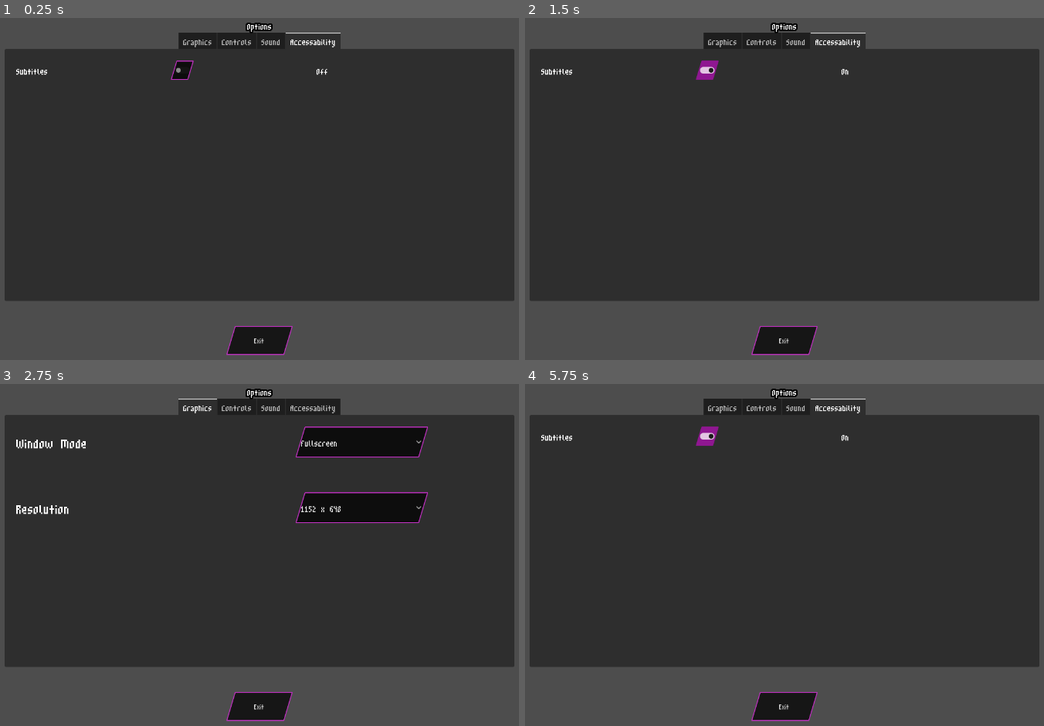
Above: before the commit, frames 1-4 (two rows, left to right).
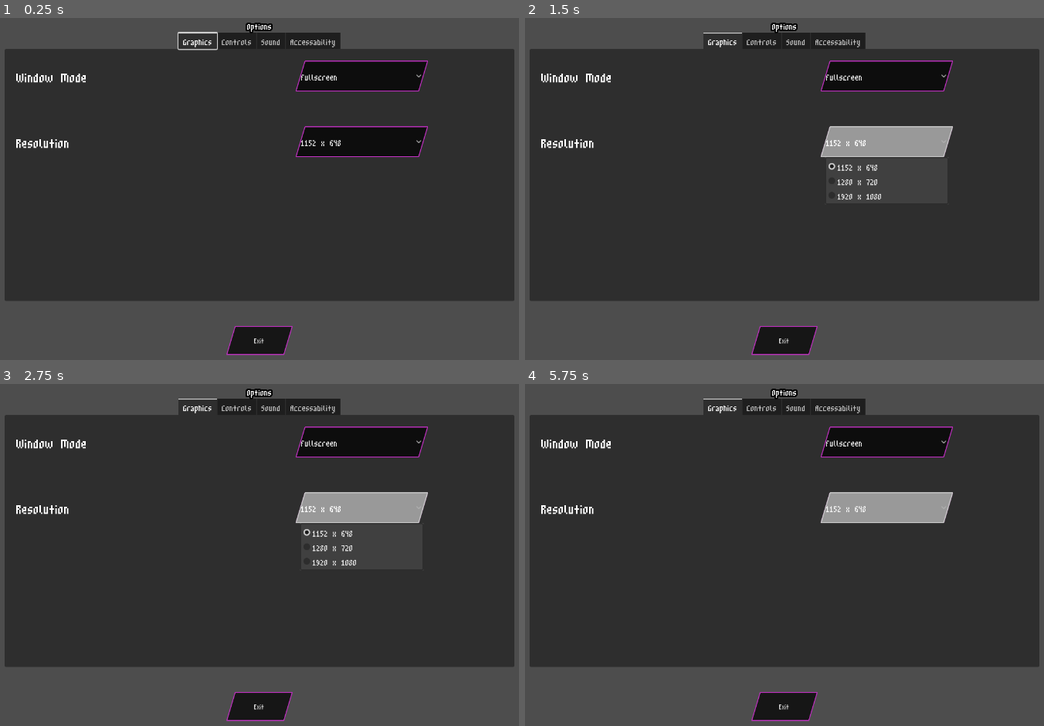
Above: after the commit, the same moments.

Repository: Netizen-Sys10/repel-the-night
Game: Godot game, scene res://Menu/OptionsMenu/options_menu.tscn
Same seed, same stepped clock (60 frames per second), same inputs: the game is played once before the commit and once after it. This scene is started directly instead of the project's main scene.
Inputs (mouse positions are in pixels of both pictures, inside the frame that each line leads up to):
- Up to frame 1 (0.25 s): no input
- Up to frame 2 (1.5 s): click (706, 69) at 0.52 s; click (888, 141) at 1.25 s, where only the run after the commit has a clickable "1152 x 648"
- Up to frame 3 (2.75 s): tap Enter at 2 s; hold D (move_right) from 2.03 s (still down)
- Up to frame 4 (5.75 s): tap Space at 2.75, 4.25 s; release D (move_right) at 2.78 s; hold A (move_left) 2.78-3.53 s; tap Enter at 3.5, 5 s; hold D (move_right) 3.53-5.03 s; hold A (move_left) from 5.03 s (still down); tap Escape (ui_cancel) at 5.65 s

The runs differ from the first frame. In frame 1, 5.1% of the frame differs, in the area x 3-83%, y 4-41%; in frame 2, 5.3%, in the area x 3-83%, y 4-54%; in frame 3, 2.4%; in frame 4, 5.0%.

Commit message:
Refactored settings_tab_container.gd

Diff:
--- a/Menu/OptionsMenu/Buttons/resolution_display_button.tscn
+++ /dev/null
@@ -1,10 +0,0 @@
-[gd_scene load_steps=3 format=3 uid="uid://d0nlfmh0xv0kb"]
-
-[ext_resource type="PackedScene" uid="uid://cdaiaftakf5pi" path="res://Menu/OptionsMenu/Buttons/options_display_button.tscn" id="1_kriy8"]
-[ext_resource type="Script" path="res://Menu/OptionsMenu/Buttons/resolution_display_button.gd" id="2_nklu8"]
-
-[node name="Resolution_Display_button" instance=ExtResource("1_kriy8")]
-script = ExtResource("2_nklu8")
-
-[node name="Label" parent="HBoxContainer" index="0"]
-text = "Resolution"
--- a/Menu/OptionsMenu/Buttons/window_mode_button.tscn
+++ /dev/null
@@ -1,10 +0,0 @@
-[gd_scene load_steps=3 format=3 uid="uid://d3iy7ux7w51up"]
-
-[ext_resource type="PackedScene" uid="uid://cdaiaftakf5pi" path="res://Menu/OptionsMenu/Buttons/options_display_button.tscn" id="1_f0o5t"]
-[ext_resource type="Script" path="res://Menu/OptionsMenu/Buttons/window_mode_button.gd" id="2_qppc5"]
-
-[node name="Window_mode_button" instance=ExtResource("1_f0o5t")]
-script = ExtResource("2_qppc5")
-
-[node name="Label" parent="HBoxContainer" index="0"]
-text = "Window Mode"
--- a/Menu/OptionsMenu/Buttons/audio_slider_settings.tscn
+++ b/Menu/OptionsMenu/Submenus/audio_slider_settings.tscn
@@ -1,6 +1,6 @@
 [gd_scene load_steps=2 format=3 uid="uid://sufoanc0k8ns"]
 
-[ext_resource type="Script" path="res://Menu/OptionsMenu/Buttons/audio_slider_settings.gd" id="1_tnrao"]
+[ext_resource type="Script" path="res://Menu/OptionsMenu/Submenus/audio_slider_settings.gd" id="1_tnrao"]
 
 [node name="Audio_Slider_Settings" type="Control"]
 layout_mode = 3
--- a/Menu/OptionsMenu/Buttons/hotkey_rebind_button.tscn
+++ b/Menu/OptionsMenu/Submenus/hotkey_rebind_button.tscn
@@ -1,6 +1,6 @@
 [gd_scene load_steps=2 format=3 uid="uid://n4nq2n6f3lir"]
 
-[ext_resource type="Script" path="res://Menu/OptionsMenu/Buttons/hotkey_rebind_button.gd" id="1_lgriu"]
+[ext_resource type="Script" path="res://Menu/OptionsMenu/Submenus/hotkey_rebind_button.gd" id="1_lgriu"]
 
 [node name="Hotkey_Rebind_Button" type="Control" groups=["hotkey_button"]]
 layout_mode = 3
--- /dev/null
+++ b/Menu/OptionsMenu/Submenus/resolution_display_button.tscn
@@ -0,0 +1,10 @@
+[gd_scene load_steps=3 format=3 uid="uid://d0nlfmh0xv0kb"]
+
+[ext_resource type="PackedScene" uid="uid://cdaiaftakf5pi" path="res://Menu/OptionsMenu/Submenus/options_display_button.tscn" id="1_kriy8"]
+[ext_resource type="Script" path="res://Menu/OptionsMenu/Submenus/resolution_display_button.gd" id="2_nklu8"]
+
+[node name="Resolution_Display_button" instance=ExtResource("1_kriy8")]
+script = ExtResource("2_nklu8")
+
+[node name="Label" parent="HBoxContainer" index="0"]
+text = "Resolution"
--- a/Menu/OptionsMenu/Buttons/subtitles_toggle_button.tscn
+++ b/Menu/OptionsMenu/Submenus/subtitles_toggle_button.tscn
@@ -1,6 +1,6 @@
 [gd_scene load_steps=2 format=3 uid="uid://des0tgnrdbbl0"]
 
-[ext_resource type="Script" path="res://Menu/OptionsMenu/Buttons/subtitles_toggle_button.gd" id="1_ahrcu"]
+[ext_resource type="Script" path="res://Menu/OptionsMenu/Submenus/subtitles_toggle_button.gd" id="1_ahrcu"]
 
 [node name="Subtitles_Toggle_Button" type="Control"]
 layout_mode = 3
--- /dev/null
+++ b/Menu/OptionsMenu/Submenus/window_mode_button.tscn
@@ -0,0 +1,10 @@
+[gd_scene load_steps=3 format=3 uid="uid://d3iy7ux7w51up"]
+
+[ext_resource type="PackedScene" uid="uid://cdaiaftakf5pi" path="res://Menu/OptionsMenu/Submenus/options_display_button.tscn" id="1_f0o5t"]
+[ext_resource type="Script" path="res://Menu/OptionsMenu/Submenus/window_mode_button.gd" id="2_qppc5"]
+
+[node name="Window_mode_button" instance=ExtResource("1_f0o5t")]
+script = ExtResource("2_qppc5")
+
+[node name="Label" parent="HBoxContainer" index="0"]
+text = "Window Mode"
--- a/Menu/OptionsMenu/options_menu.gd
+++ b/Menu/OptionsMenu/options_menu.gd
@@ -1,11 +1,10 @@
 class_name OptionsMenu
 extends Control
 
-func enter() -> void:
-	pass
 
-func exit() -> void:
-	pass
+func _unhandled_input(event: InputEvent) -> void:
+	if event.is_action_pressed("ui_cancel"):
+		_on_exit_pressed()
 
 func _on_exit_pressed() -> void:
 	if get_parent().has_method("_pop_and_push"):
--- a/Menu/OptionsMenu/settings_tab_container.gd
+++ b/Menu/OptionsMenu/settings_tab_container.gd
@@ -2,30 +2,53 @@
 extends Control
 
 @onready var tab_container = $TabContainer as TabContainer
+#signal options_menu_exited
 
-signal Exit_Options_menu
 
-func _process(delta):
-	options_menu_input()
+func _ready() -> void:
+	tab_container.get_tab_bar().grab_focus()
 
-func change_tab(tab : int) -> void:
-	tab_container.set_current_tab(tab)
+func _get_tab_id() -> int:
+	return tab_container.get_tab_idx_from_control(tab_container.get_current_tab_control())
 
-func options_menu_input() -> void:
-	if Input.is_action_just_pressed("move_right") or Input.is_action_just_pressed("ui_right"):
-		if tab_container.current_tab >= tab_container.get_tab_count()-1:
-			change_tab(0)
-			return
+# If the first tab is selected and the left arrow key is pressed, then select the last tab
+func _check_left_on_first_tab(event : InputEvent) -> void:
+	if not _get_tab_id() == 0: return
+	if not event.is_action_pressed("ui_left"): return
+	tab_container.set_current_tab(tab_container.get_tab_count()-1)
 
-		var next_tab = tab_container.current_tab + 1
-		change_tab(next_tab)
-	if Input.is_action_just_pressed("move_left") or Input.is_action_just_pressed("ui_left"):
-		if tab_container.current_tab == 0:
-			change_tab(tab_container.get_tab_count() - 1 )
-			return
+# If the last tab is selected and the right arrow key is pressed, then select the first tab
+func _check_right_on_last_tab(event : InputEvent) -> void:
+	if not _get_tab_id() == tab_container.get_tab_count()-1: return
+	if not event.is_action_pressed("ui_right"): return
+	tab_container.set_current_tab(0)
 
-		var previous_tab = tab_container.current_tab - 1
-		change_tab(previous_tab)
+func _unhandled_input(event: InputEvent) -> void:
+	_check_left_on_first_tab(event)
+	_check_right_on_last_tab(event)
 
-	if Input.is_action_just_pressed("ui_cancel"):
-		Exit_Options_menu.emit()
+
+#func _process(delta):
+	#options_menu_input()
+#
+#func change_tab(tab : int) -> void:
+	#tab_container.set_current_tab(tab)
+
+#func options_menu_input() -> void:
+	#if Input.is_action_just_pressed("move_right") or Input.is_action_just_pressed("ui_right"):
+		#if tab_container.current_tab >= tab_container.get_tab_count()-1:
+			#change_tab(0)
+			#return
+		#
+		#var next_tab = tab_container.current_tab + 1
+		#change_tab(next_tab)
+	#if Input.is_action_just_pressed("move_left") or Input.is_action_just_pressed("ui_left"):
+		#if tab_container.current_tab == 0:
+			#change_tab(tab_container.get_tab_count() - 1 )
+			#return
+			#
+		#var previous_tab = tab_container.current_tab - 1
+		#change_tab(previous_tab)
+		#
+	#if Input.is_action_just_pressed("ui_cancel"):
+		#options_menu_exited.emit()
--- a/Menu/OptionsMenu/settings_tab_container.tscn
+++ b/Menu/OptionsMenu/settings_tab_container.tscn
@@ -1,11 +1,11 @@
 [gd_scene load_steps=10 format=3 uid="uid://cv4imsp08kwco"]
 
-[ext_resource type="PackedScene" uid="uid://n4nq2n6f3lir" path="res://Menu/OptionsMenu/Buttons/hotkey_rebind_button.tscn" id="1_bx2pw"]
-[ext_resource type="PackedScene" uid="uid://d3iy7ux7w51up" path="res://Menu/OptionsMenu/Buttons/window_mode_button.tscn" id="1_cqmde"]
+[ext_resource type="PackedScene" uid="uid://n4nq2n6f3lir" path="res://Menu/OptionsMenu/Submenus/hotkey_rebind_button.tscn" id="1_bx2pw"]
+[ext_resource type="PackedScene" uid="uid://d3iy7ux7w51up" path="res://Menu/OptionsMenu/Submenus/window_mode_button.tscn" id="1_cqmde"]
 [ext_resource type="Script" path="res://Menu/OptionsMenu/settings_tab_container.gd" id="1_uxmmy"]
-[ext_resource type="PackedScene" uid="uid://d0nlfmh0xv0kb" path="res://Menu/OptionsMenu/Buttons/resolution_display_button.tscn" id="2_fwd5x"]
-[ext_resource type="PackedScene" uid="uid://sufoanc0k8ns" path="res://Menu/OptionsMenu/Buttons/audio_slider_settings.tscn" id="4_q4cvf"]
-[ext_resource type="PackedScene" uid="uid://des0tgnrdbbl0" path="res://Menu/OptionsMenu/Buttons/subtitles_toggle_button.tscn" id="5_k25dl"]
+[ext_resource type="PackedScene" uid="uid://d0nlfmh0xv0kb" path="res://Menu/OptionsMenu/Submenus/resolution_display_button.tscn" id="2_fwd5x"]
+[ext_resource type="PackedScene" uid="uid://sufoanc0k8ns" path="res://Menu/OptionsMenu/Submenus/audio_slider_settings.tscn" id="4_q4cvf"]
+[ext_resource type="PackedScene" uid="uid://des0tgnrdbbl0" path="res://Menu/OptionsMenu/Submenus/subtitles_toggle_button.tscn" id="5_k25dl"]
 
 [sub_resource type="StyleBoxEmpty" id="StyleBoxEmpty_0vvrj"]
 
@@ -13,7 +13,7 @@
 
 [sub_resource type="StyleBoxEmpty" id="StyleBoxEmpty_sbdns"]
 
-[node name="Settings_Tab_Container" type="Control"]
+[node name="SettingsTabContainer" type="Control"]
 layout_mode = 3
 anchors_preset = 15
 anchor_right = 1.0
@@ -34,11 +34,12 @@
 grow_horizontal = 2
 grow_vertical = 2
 tab_alignment = 1
-current_tab = 3
+current_tab = 0
 
 [node name="Graphics" type="TabBar" parent="TabContainer"]
-visible = false
 layout_mode = 2
+focus_neighbor_left = NodePath("../Accessability")
+focus_neighbor_right = NodePath("../Controls")
 metadata/_tab_index = 0
 
 [node name="MarginContainer" type="MarginContainer" parent="TabContainer/Graphics"]
@@ -148,7 +149,9 @@
 bus_name = "Sfx"
 
 [node name="Accessability" type="TabBar" parent="TabContainer"]
+visible = false
 layout_mode = 2
+focus_neighbor_right = NodePath("../Graphics")
 metadata/_tab_index = 3
 
 [node name="MarginContainer" type="MarginContainer" parent="TabContainer/Accessability"]
Renamed: Menu/OptionsMenu/Buttons/audio_slider_settings.gd -> Menu/OptionsMenu/Submenus/audio_slider_settings.gd
Renamed: Menu/OptionsMenu/Buttons/hotkey_rebind_button.gd -> Menu/OptionsMenu/Submenus/hotkey_rebind_button.gd
Renamed: Menu/OptionsMenu/Buttons/options_display_button.tscn -> Menu/OptionsMenu/Submenus/options_display_button.tscn
Renamed: Menu/OptionsMenu/Buttons/resolution_display_button.gd -> Menu/OptionsMenu/Submenus/resolution_display_button.gd
Renamed: Menu/OptionsMenu/Buttons/subtitles_toggle_button.gd -> Menu/OptionsMenu/Submenus/subtitles_toggle_button.gd
Renamed: Menu/OptionsMenu/Buttons/window_mode_button.gd -> Menu/OptionsMenu/Submenus/window_mode_button.gd
